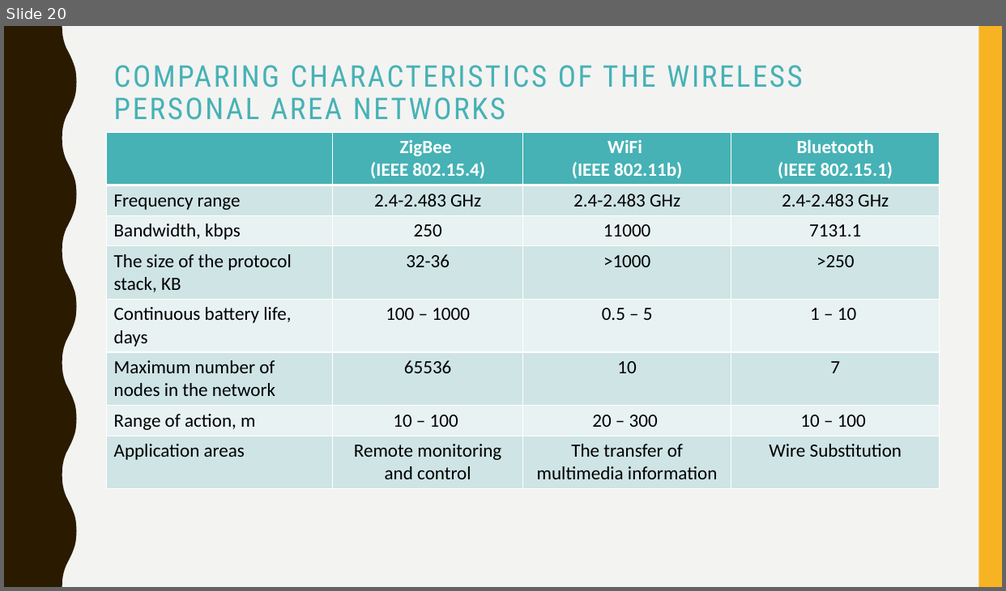
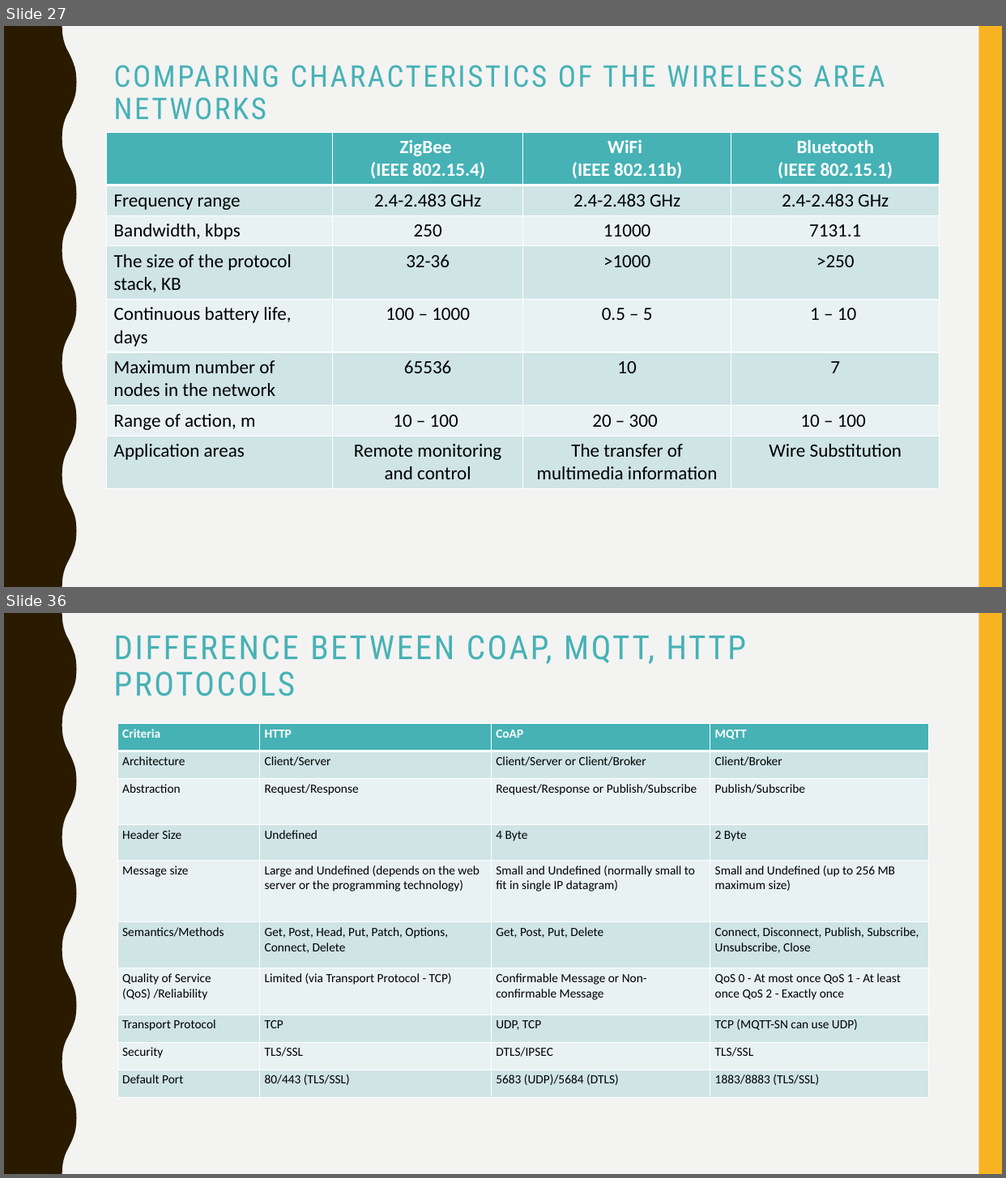
Before and after one commit to vladipirogov/IOT_presentation, a slide deck: Network Data Transfer Protocols in IoT & Embedded.pptx. Shown one above the other, each under a label of ours: slide 20 before the commit, slides 27 and 36 after it; the slides between them are not shown. The pictures are 1006x591 and 1006x1178 pixels, drawn with LibreOffice and Linux fonts; fonts in the diff are those of the drawing. Boxes give left, top, right and bottom in pixels: in the first picture for what was removed or moved away, otherwise in the second. Text is boxed around its words. In the diff, an @@ line names an element or a change of style, - is before the commit and + after.

Commit message:
Application protocols

```diff
--- a/Network Data Transfer Protocols in IoT & Embedded.pptx
+++ b/Network Data Transfer Protocols in IoT & Embedded.pptx
@@ slide 36 added at (4,613,1002,1174), background #F3F3F2; not listed: 2 template elements that a slide beside it also shows @@
@@ title added at (114,635,746,696), 32 pt, text #46B2B5 @@
+DIFFERENCE BETWEEN COAP, MQTT, HTTP PROTOCOLS
@@ table added at (117,724,929,1098), 10 rows, 4 columns @@
+Criteria | HTTP | CoAP | MQTT
+Architecture | Client/Server | Client/Server or Client/Broker | Client/Broker
+Abstraction | Request/Response | Request/Response or Publish/Subscribe | Publish/Subscribe
+Header Size | Undefined | 4 Byte | 2 Byte
+Message size | Large and Undefined (depends on the web server or the programming technology) | Small and Undefined (normally small to fit in single IP datagram) | Small and Undefined (up to 256 MB maximum size)
+Semantics/Methods | Get, Post, Head, Put, Patch, Options, Connect, Delete | Get, Post, Put, Delete | Connect, Disconnect, Publish, Subscribe, Unsubscribe, Close
+Quality of Service (QoS) /Reliability | Limited (via Transport Protocol - TCP) | Confirmable Message or Non-confirmable Message | QoS 0 - At most once QoS 1 - At least once QoS 2 - Exactly once
+Transport Protocol | TCP | UDP, TCP | TCP (MQTT-SN can use UDP)
+Security | TLS/SSL | DTLS/IPSEC | TLS/SSL
+Default Port | 80/443 (TLS/SSL) | 5683 (UDP)/5684 (DTLS) | 1883/8883 (TLS/SSL)
@@ what was slide 20 is now slide 27 @@
@@ slide 27 changed as well @@
@@ title at (114,65,884,120): text changed @@
-COMPARING CHARACTERISTICS OF THE WIRELESS PERSONAL AREA NETWORKS
+COMPARING CHARACTERISTICS OF THE WIRELESS AREA NETWORKS
```
Also in this commit, not shown: 3 other slides changed, 15 other slides added.
